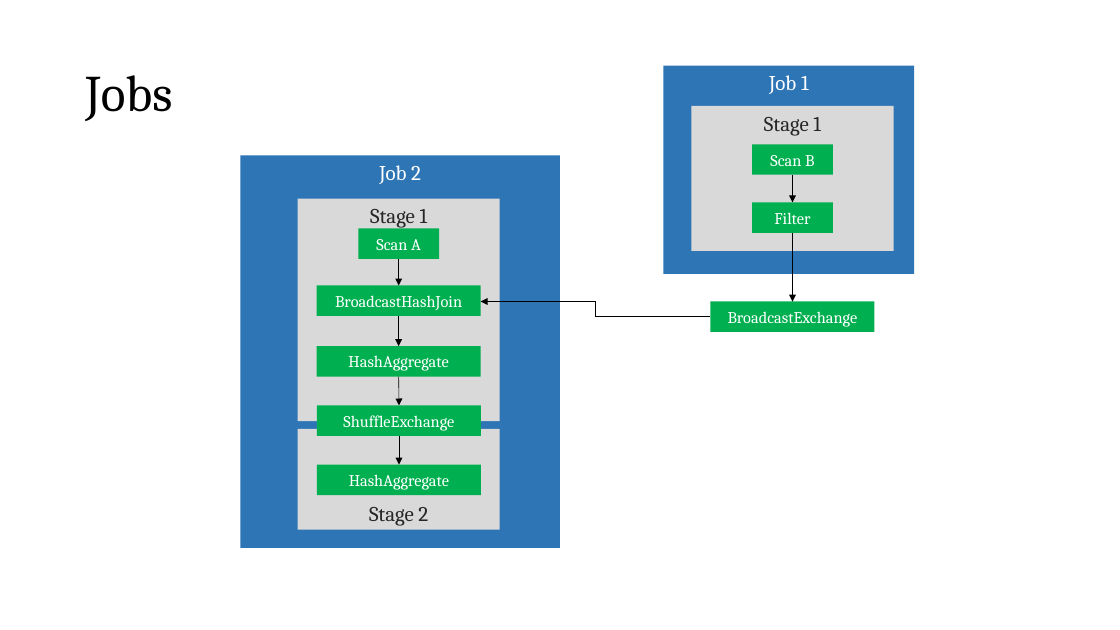
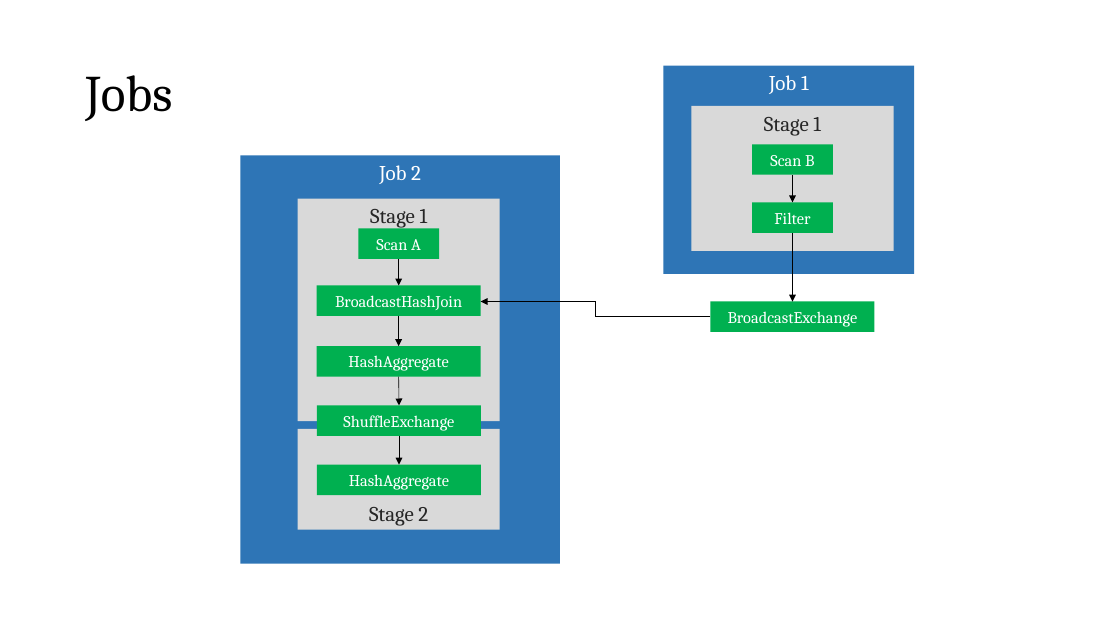
Before and after one commit to deep-cloud2208/PySparkCodes, a slide deck: slide 11 of Partitioning & SparkContext.pptx. Drawn at 1120x630 pixels with LibreOffice and Linux fonts; fonts in the diff are those of the drawing. Boxes give left, top, right and bottom in pixels: in the first picture for what was removed or moved away, otherwise in the second. Text is boxed around its words. In the diff, an @@ line names an element or a change of style, - is before the commit and + after.

```diff
--- a/Partitioning & SparkContext.pptx
+++ b/Partitioning & SparkContext.pptx
@@ rectangle "Job 2" resized from (x1=240, y1=155, x2=560, y2=548) to (x1=240, y1=155, x2=560, y2=564) @@
```
Also in this commit, not shown: 2 other files.
